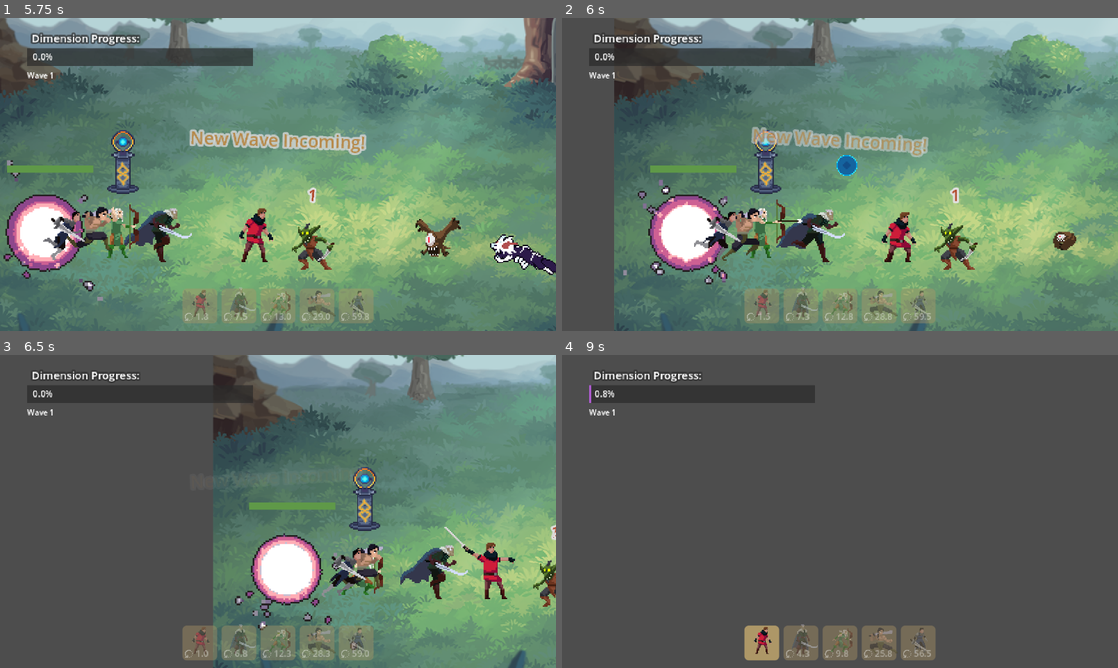
Above: before the commit, frames 1-4 (two rows, left to right).
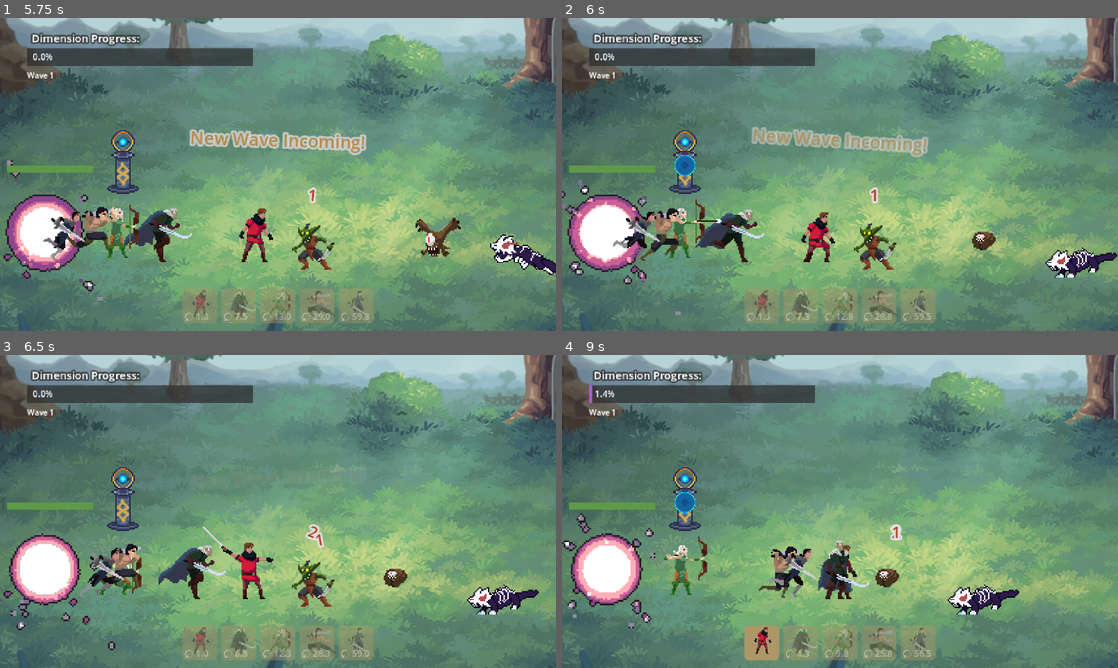
Above: after the commit, the same moments.

Repository: rockgem/finntalisker-dimension-wars
Game: Godot game, scene res://scenes/Menu.tscn
Same seed, same stepped clock (60 frames per second), same inputs: the game is played once before the commit and once after it.
Inputs (mouse positions are in pixels of both pictures, inside the frame that each line leads up to):
- Up to frame 1 (5.75 s): click "Play" at 0.5 s; click "Play" at 1.25 s; tap Enter at 2 s; drag from (200, 305) to (50, 237) at 2.02 s; drag from (239, 305) to (50, 237) at 2.77 s; move the mouse to (278, 305) at 3.52 s; click (278, 305) at 3.67 s; drag from (316, 305) to (522, 237) at 4.27 s; drag from (355, 305) to (483, 237) at 5.02 s
- Up to frame 2 (6 s): drag from (673, 127) to (873, 237) at 5.77 s
- Up to frame 3 (6.5 s): no input
- Up to frame 4 (9 s): move the mouse to (867, 511) at 6.52 s; click (867, 511) at 6.67 s; drag from (756, 433) to (1034, 574) at 7.27 s; move the mouse to (962, 495) at 8.02 s; click (962, 495) at 8.17 s; drag from (728, 527) to (812, 574) at 8.77 s

Frame 1 is identical in both runs. In frame 2, 48% of the frame differs, in the area x 0-100%, y 0-100%; in frame 3, 74%; in frame 4, 92%.
Error in both runs: Cannot call method 'change_scene_to_file' on a null value. (res://scenes/Menu.gd:13)

Commit message:
dargging limits

Diff:
--- a/scenes/Main.gd
+++ b/scenes/Main.gd
@@ -73,6 +73,11 @@
 	if event is InputEventScreenDrag:
 		$Container.position.x += event.relative.x
 
+		if $Container.global_position.x < -93.0:
+			$Container.global_position.x = -93.0
+		if $Container.global_position.x > 0:
+			$Container.global_position.x = 0.0
+
 
 func spawn_enemy_wave():
 	print('New Wave Initiated!')
